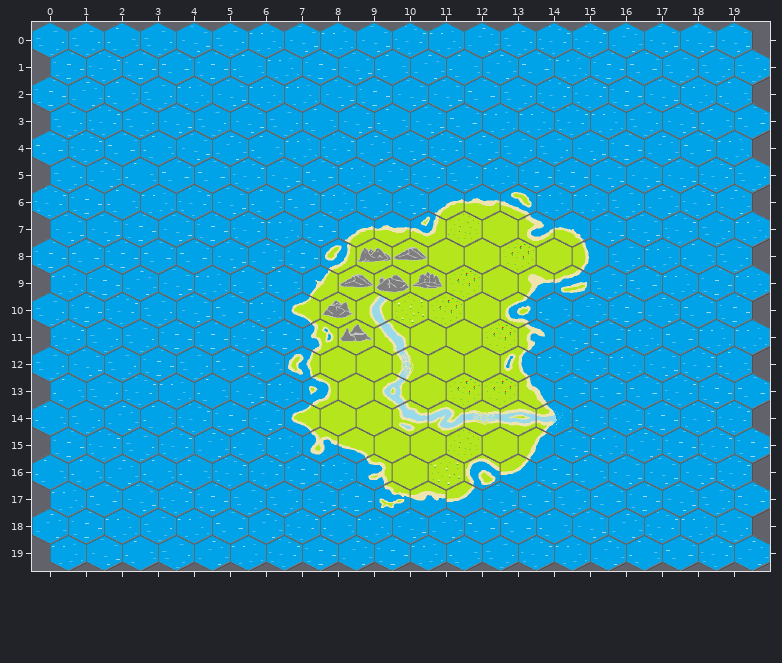
Tiled map -- maps/default.tmx. Above: the version before the commit.
Cells are 64x64 px. Hexagonal. Every second row is shifted by half a cell. Shown: x 0..19, y 0..19.
Once edited:
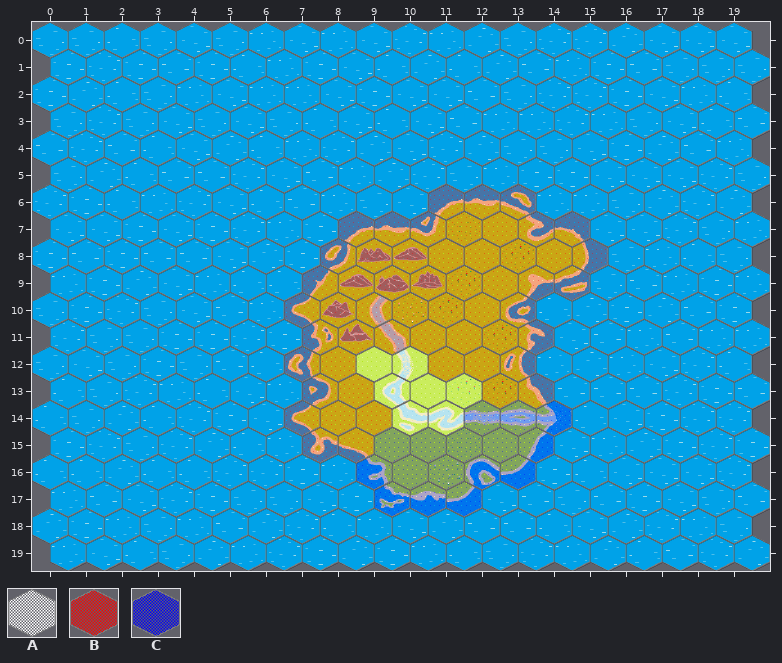
Key: from "colors": A 0, B 1, C 2.
_ is an empty cell.
Tiles of an added or newly shown layer are drawn over the layers below it.
Diff:
Changed rows in their new state; . is an unchanged cell.
Layer "layer3" (added):
first column x 7:
 6 ....BBB..
 7 .BBBBBBB.
 8 .BBBBBBBB
 9 BBBBBBBB.
10 BBBBBBB..
11 BBBBBBB..
12 BBAABBB..
13 BBAAABB..
14 BBBAACCC.
15 BBCCCCC..
16 ..CCCCC..
17 ..CCC....
